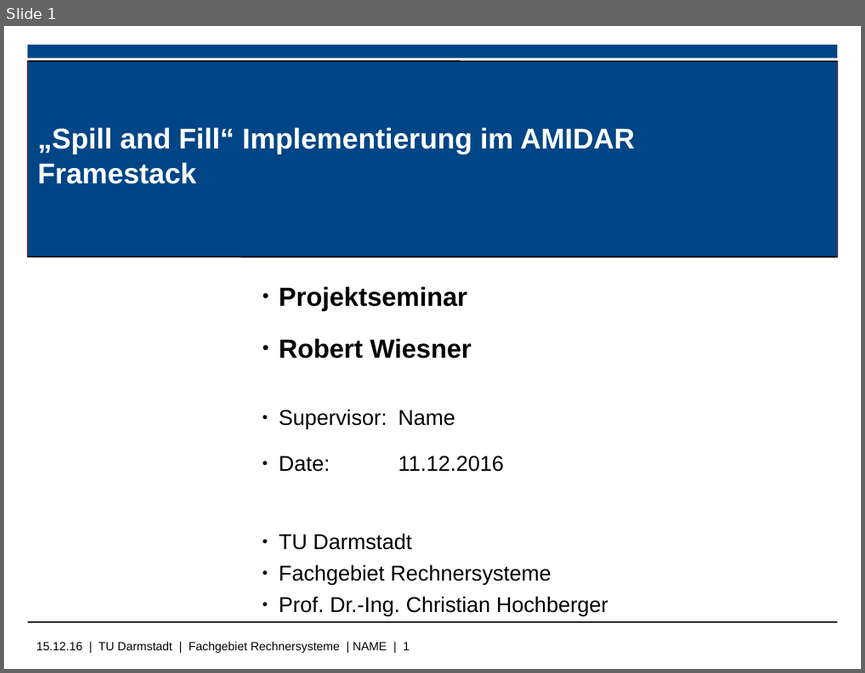
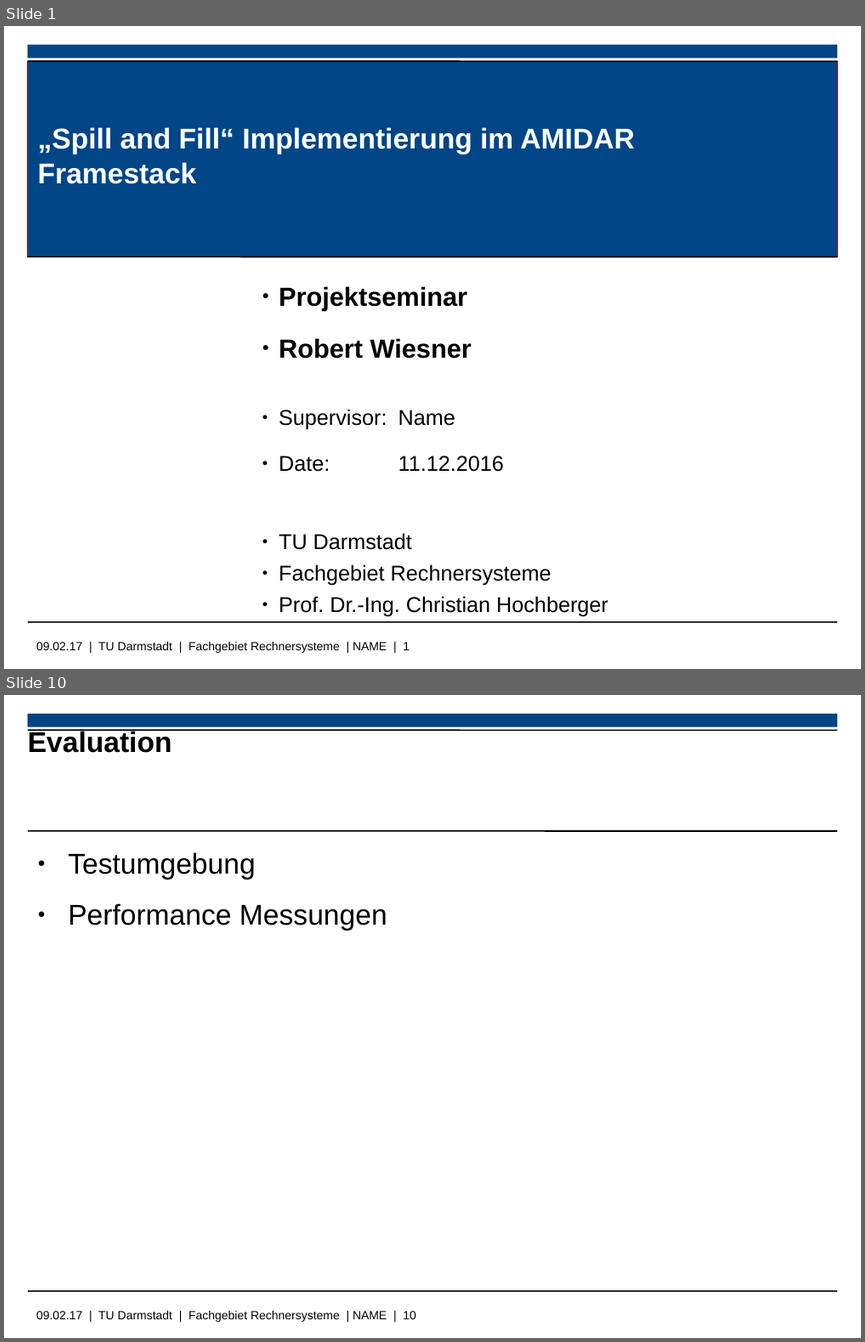
Before and after one commit to Wiero/PS_RS_REPORT, a slide deck: libreoffice_presentation.odp. Shown one above the other, each under a label of ours: slide 1 before the commit, slides 1 and 10 after it; the slides between them are not shown. The pictures are 865x673 and 865x1342 pixels, drawn with LibreOffice and Linux fonts; fonts in the diff are those of the drawing; background and template pictures are left out. Boxes give left, top, right and bottom in pixels: in the first picture for what was removed or moved away, otherwise in the second. Text is boxed around its words. In the diff, an @@ line names an element or a change of style, - is before the commit and + after.

```diff
--- a/libreoffice_presentation.odp
+++ b/libreoffice_presentation.odp
@@ slide 10 added at (4,695,861,1338), background #FFFFFF; not listed: 4 template elements that a slide beside it also shows @@
@@ title added at (28,729,172,753), 24 pt, text #000000, bold @@
+Evaluation
@@ line added from (28, 831) to (837, 831), #000000 1.13 pt @@
@@ text added at (68,852,387,930), 24 pt, text #000000 @@
+● Testumgebung
+● Performance Messungen
@@ text at (36,641,409,652): text changed @@
-15.12.16 | TU Darmstadt | Fachgebiet Rechnersysteme | NAME | 1
+09.02.17 | TU Darmstadt | Fachgebiet Rechnersysteme | NAME | 1
```
Also in this commit, not shown: 1 slide changed, 7 other slides added, 17 other files.
